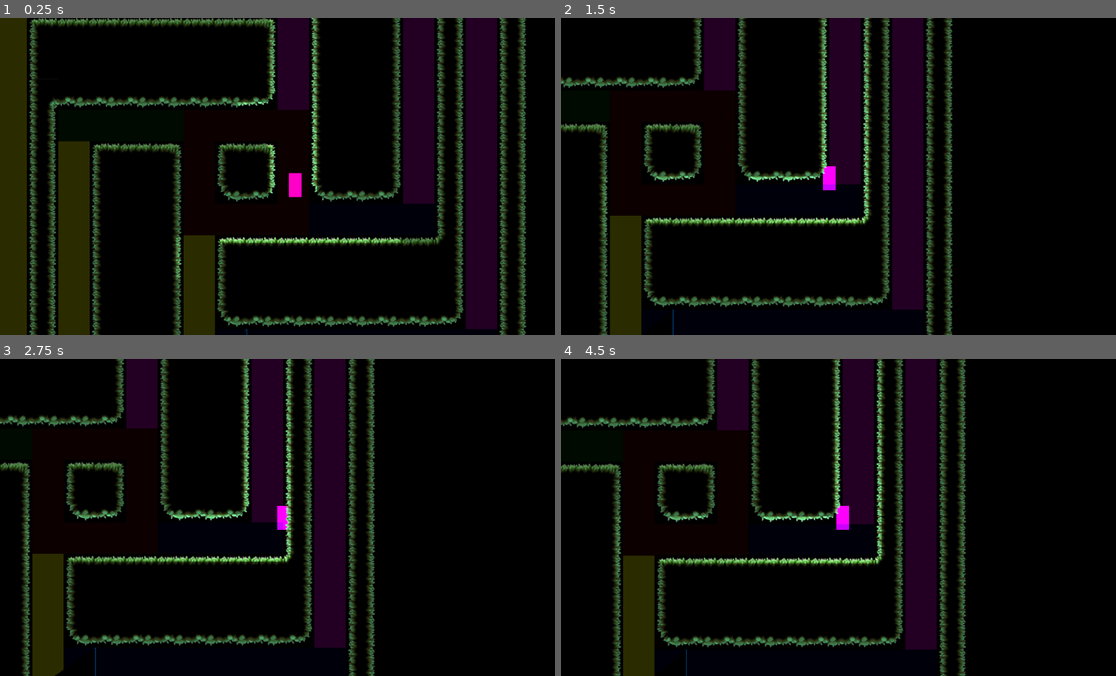
Above: before the commit, frames 1-4 (two rows, left to right).
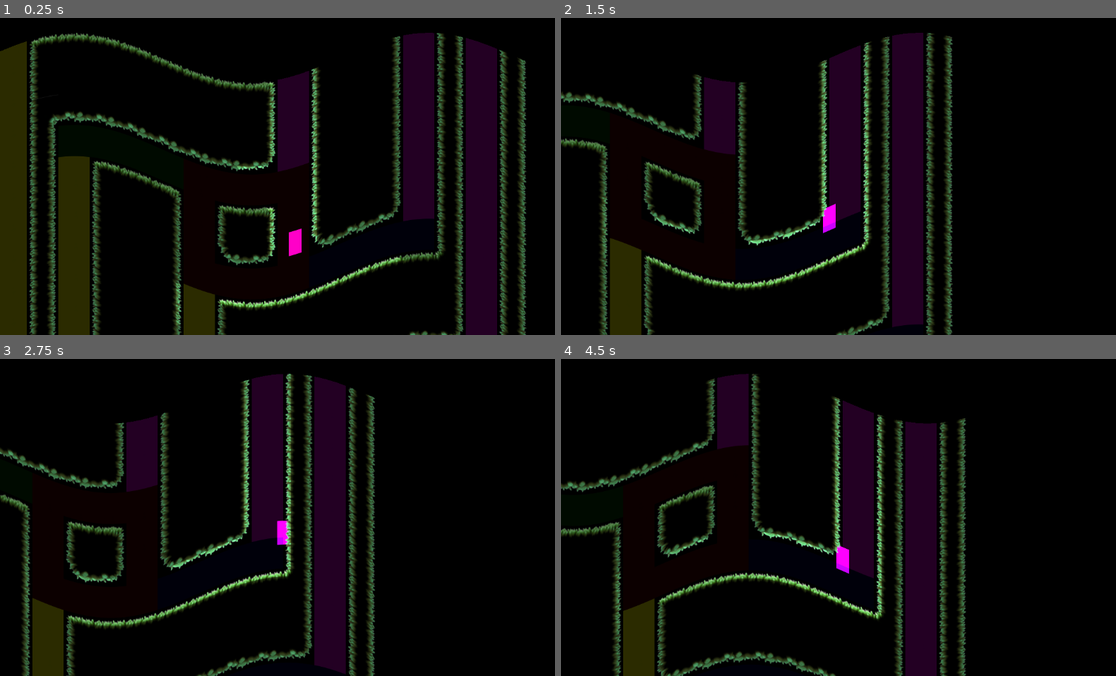
Above: after the commit, the same moments.

Repository: kit-solent/refrigerate
Game: Godot game, scene res://core/ingame.tscn
The game is run twice, just before and just after one commit, with the same random seed, the same clock (stepped at 60 frames per second) and the same inputs.
Inputs:
- Up to frame 1 (0.25 s): no input
- Up to frame 2 (1.5 s): hold Right (player right) 0.53-1.28 s; tap Up (player jump) at 0.77 s; hold Left (player left) from 1.28 s (still down)
- Up to frame 3 (2.75 s): tap Up (player jump) at 1.52 s; release Left (player left) at 2.03 s; hold Right (player right) from 2.03 s (still down)
- Up to frame 4 (4.5 s): tap Up (player jump) at 3.02, 3.77 s; release Right (player right) at 3.53 s; hold Left (player left) from 3.53 s (still down)

The runs differ from the first frame. In frame 1, 19% of the frame differs, in the area x 0-95%, y 0-100%; in frame 2, 15%; in frame 3, 15%; in frame 4, 16%.

Commit message:
SaveBot commit at 2024-11-18 10:13:44

Diff:
--- a/core/ingame.gd
+++ b/core/ingame.gd
@@ -1,8 +1,16 @@
 extends Control
+
+@export var main_shader:Shader
+@export var overlay_shader:Shader
+
+
 @onready var camera_target=$view/world/players/player
 
 func _ready():
 	$view/world/meta/darkener.visible = not Core.debug
+	$h_box_container/panel/view.material.shader = main_shader
+	$h_box_container/panel/overlay.material.shader = overlay_shader
+
 	#Core.local_player=$h_box_container/panel/view/view/world/players/player
 
 func _process(_delta):
--- a/core/ingame.tscn
+++ b/core/ingame.tscn
@@ -1,8 +1,9 @@
-[gd_scene load_steps=9 format=3 uid="uid://c1dv2h730m0gk"]
+[gd_scene load_steps=10 format=3 uid="uid://c1dv2h730m0gk"]
 
 [ext_resource type="Theme" uid="uid://eqk6sg10ucwa" path="res://core/resources/theme.tres" id="1_sdiib"]
 [ext_resource type="Script" path="res://core/ingame.gd" id="1_ul41f"]
 [ext_resource type="PackedScene" uid="uid://d0un0qo6u4dpf" path="res://core/player/player.tscn" id="2_nqatk"]
+[ext_resource type="Shader" path="res://core/resources/shaders/wobble.gdshader" id="3_ryc4x"]
 [ext_resource type="PackedScene" uid="uid://usl2ja3hvpxp" path="res://core/resources/inventory_slot.tscn" id="3_yiyqq"]
 [ext_resource type="PackedScene" uid="uid://s8hhu4jxydb" path="res://levels/level1.tscn" id="5_shstq"]
 
@@ -22,6 +23,7 @@
 grow_vertical = 2
 theme = ExtResource("1_sdiib")
 script = ExtResource("1_ul41f")
+main_shader = ExtResource("3_ryc4x")
 
 [node name="view" type="SubViewport" parent="."]
 transparent_bg = true
